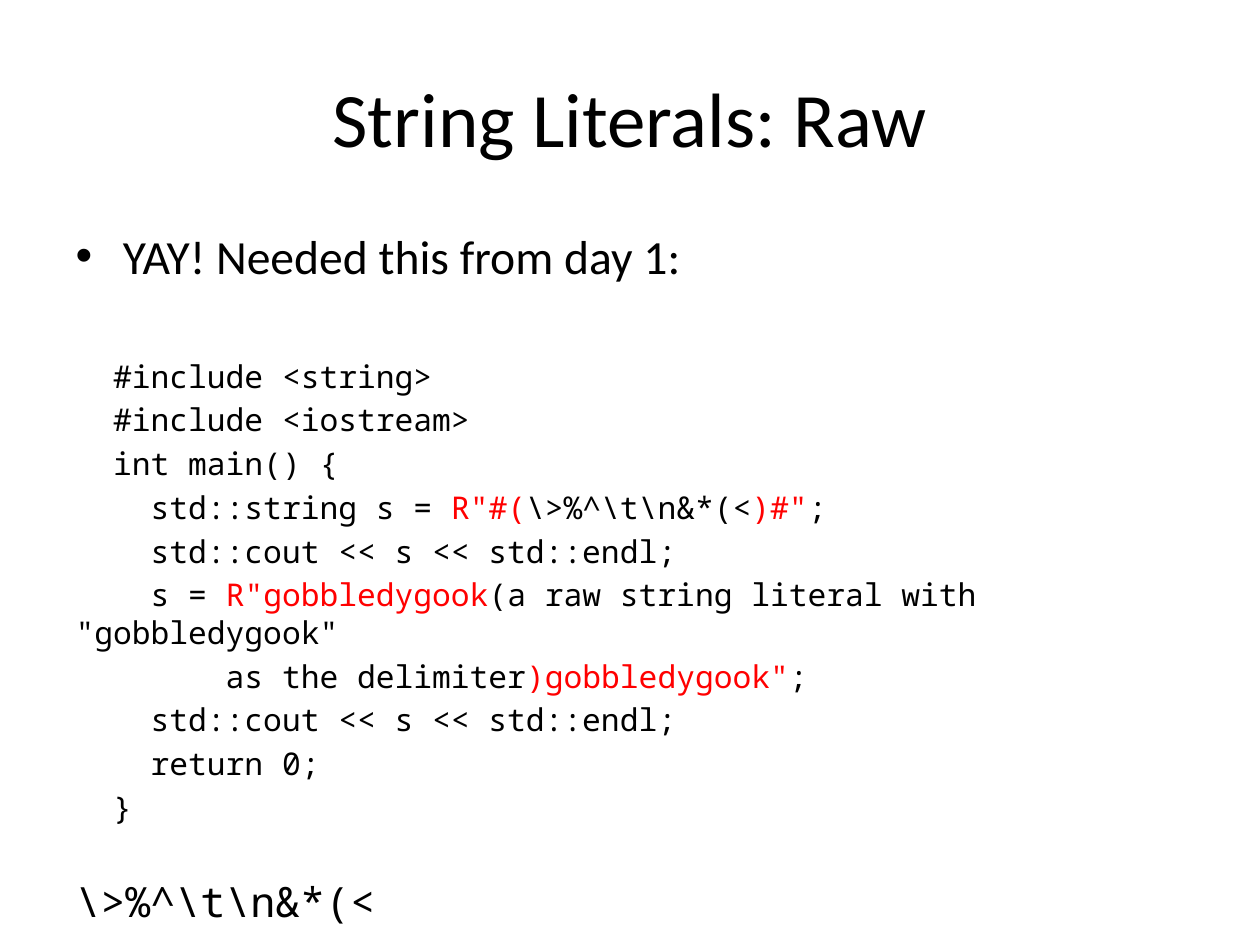
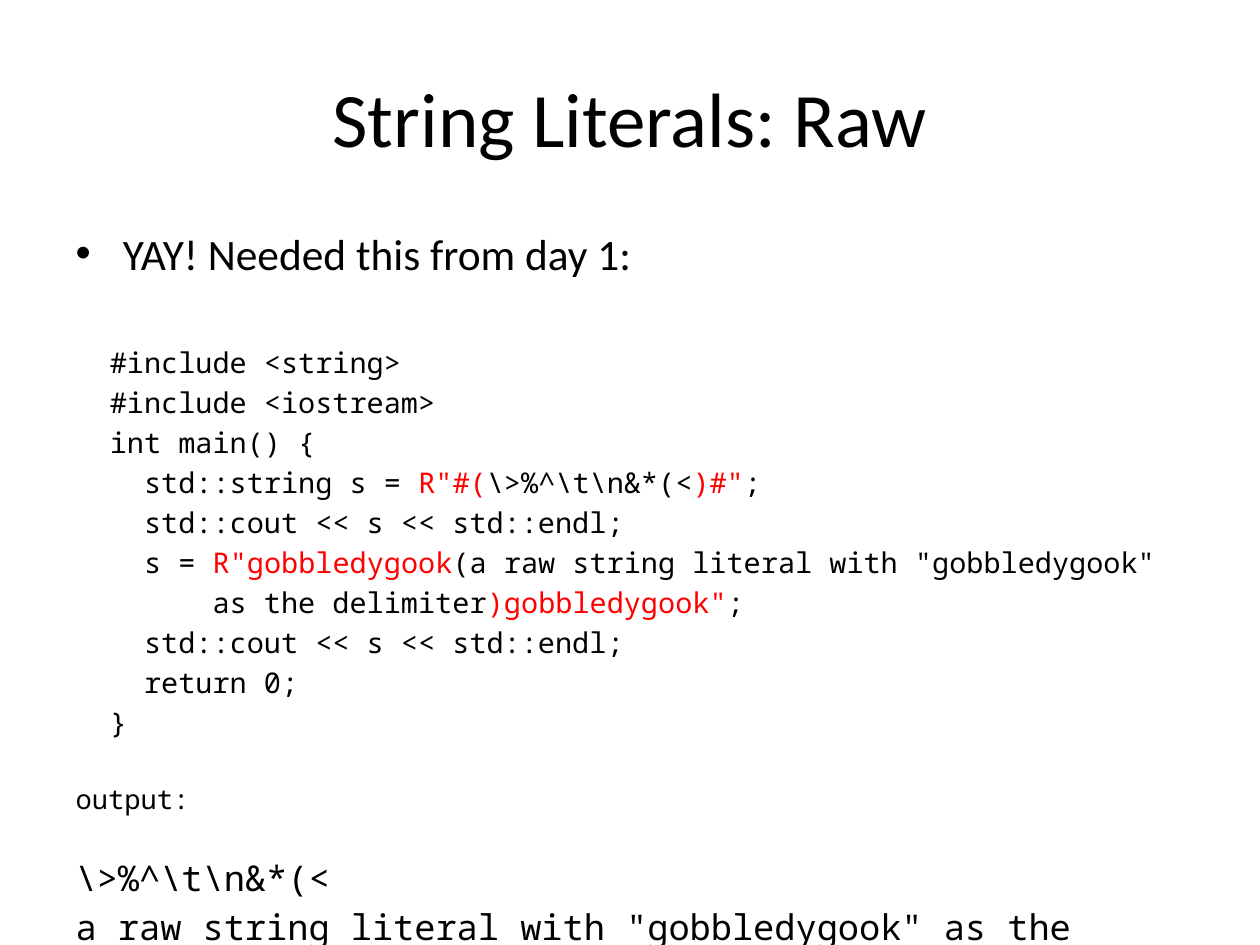
Before and after one commit to fellmad/FunWithCpp11, a slide deck: slide 50 of doc/Fun_with_C++11.pptx (slide 51 before the commit). Drawn at 1260x945 pixels with LibreOffice and Linux fonts; fonts in the diff are those of the drawing. Boxes give left, top, right and bottom in pixels: in the first picture for what was removed or moved away, otherwise in the second. Text is boxed around its words. In the diff, an @@ line names an element or a change of style, - is before the commit and + after.

```diff
--- a/doc/Fun_with_C++11.pptx
+++ b/doc/Fun_with_C++11.pptx
@@ text at (76,240,1155,945): size 27.2 to 24.8 pt in "YAY! Needed this from day 1:"; size 17.9 to 16.3 pt in "#include <string>", "#include <iostream>", "int main() {", "std::string s = R"#(\>%^\t\n&*(<)#";" and 6 more places; size 23.8 to 20.1 pt in "\>%^\t\n&*(<", "a raw string literal with "gobbledygook" as ..."; font Calibri to Noto Sans Mono in "a raw string literal with "gobbledygook" as ..." @@
@@ text at (76,790,190,816): paragraph added @@
+output:
```
Also in this commit, not shown: 7 other slides changed, 2 slides added, 6 slides removed, 2 other files.
